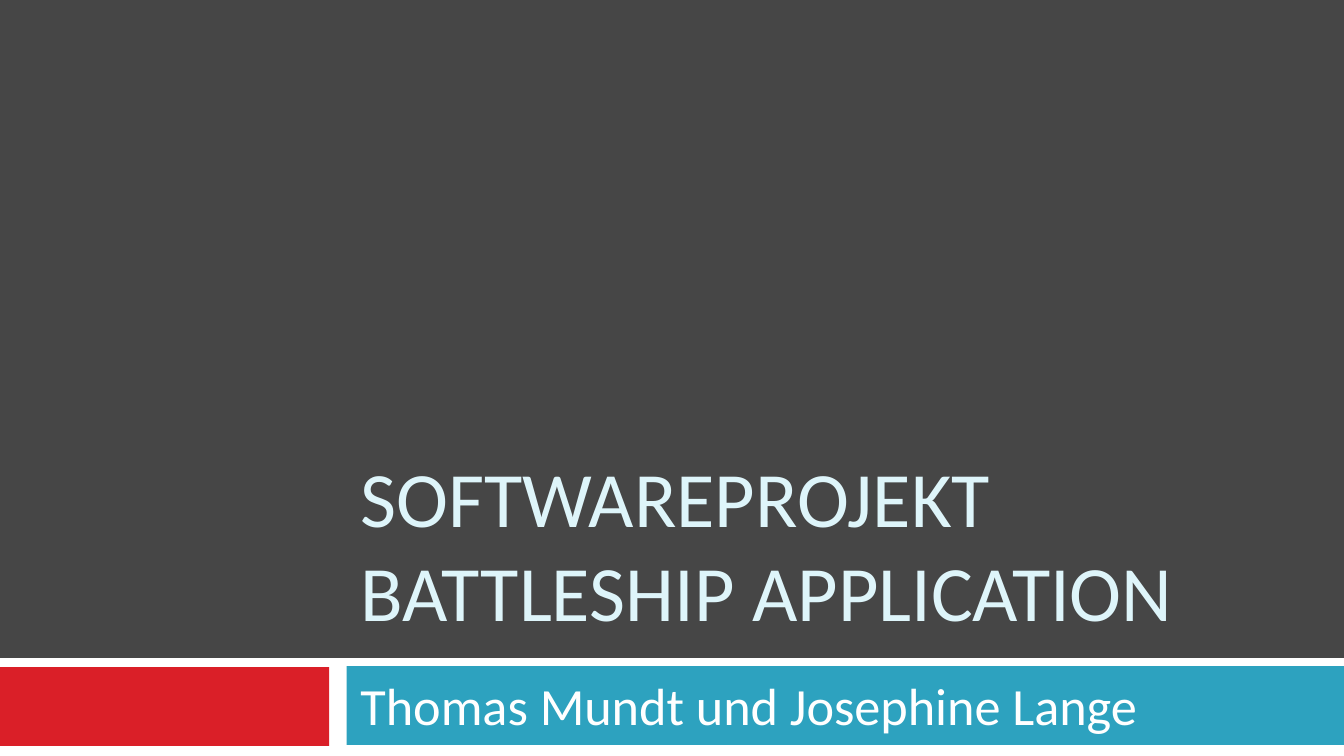
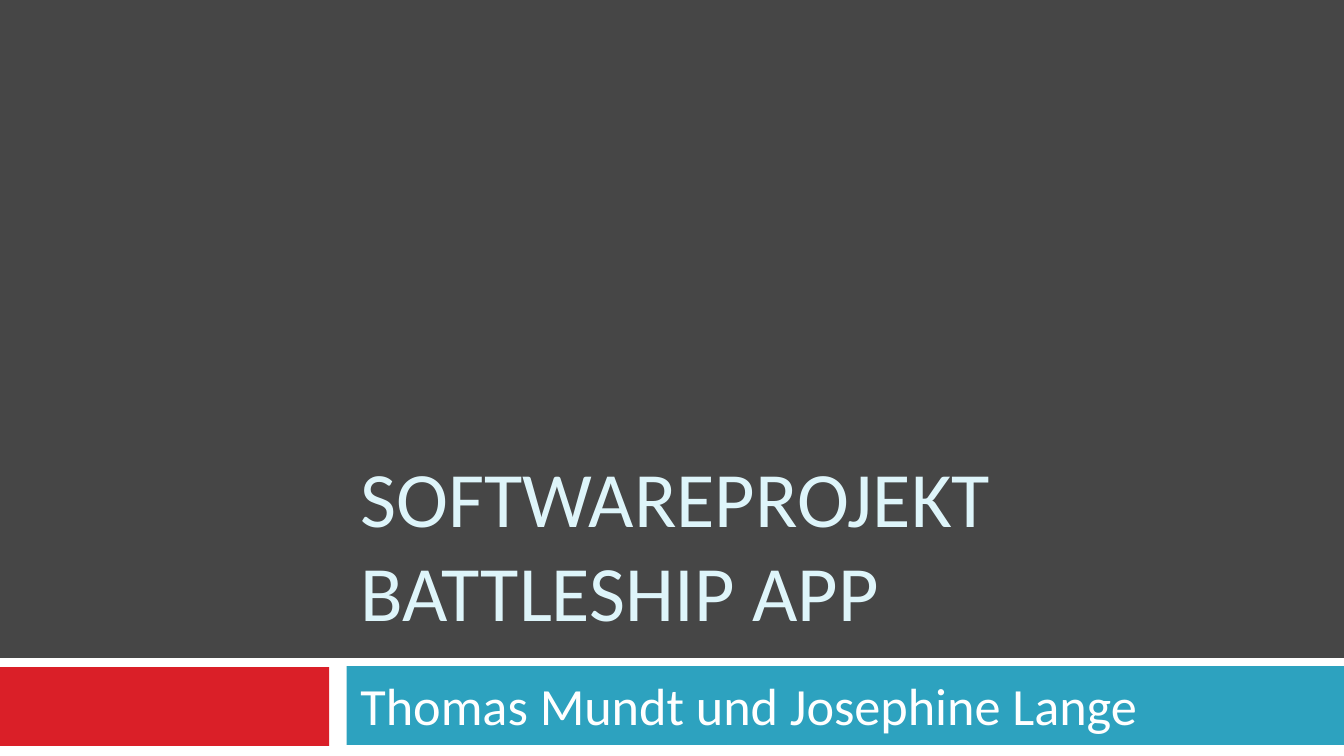
Before and after one commit to tmundt/battleship-app, a slide deck: slide 1 of battleship-android/Softwareprojekt_präsi.pptx. Drawn at 1344x756 pixels with LibreOffice and Linux fonts; fonts in the diff are those of the drawing. Boxes give left, top, right and bottom in pixels: in the first picture for what was removed or moved away, otherwise in the second. Text is boxed around its words. In the diff, an @@ line names an element or a change of style, - is before the commit and + after.

```diff
--- a/battleship-android/Softwareprojekt_präsi.pptx
+++ b/battleship-android/Softwareprojekt_präsi.pptx
@@ title at (360,476,990,622): text changed @@
-SOFTWAREPROJEKT
-BATTLESHIP APPLICATION
+SOFTWAREPROJEKT
+BATTLESHIP APP
```
Also in this commit, not shown: 5 other slides changed, 3 slides added, 1 slide removed.
